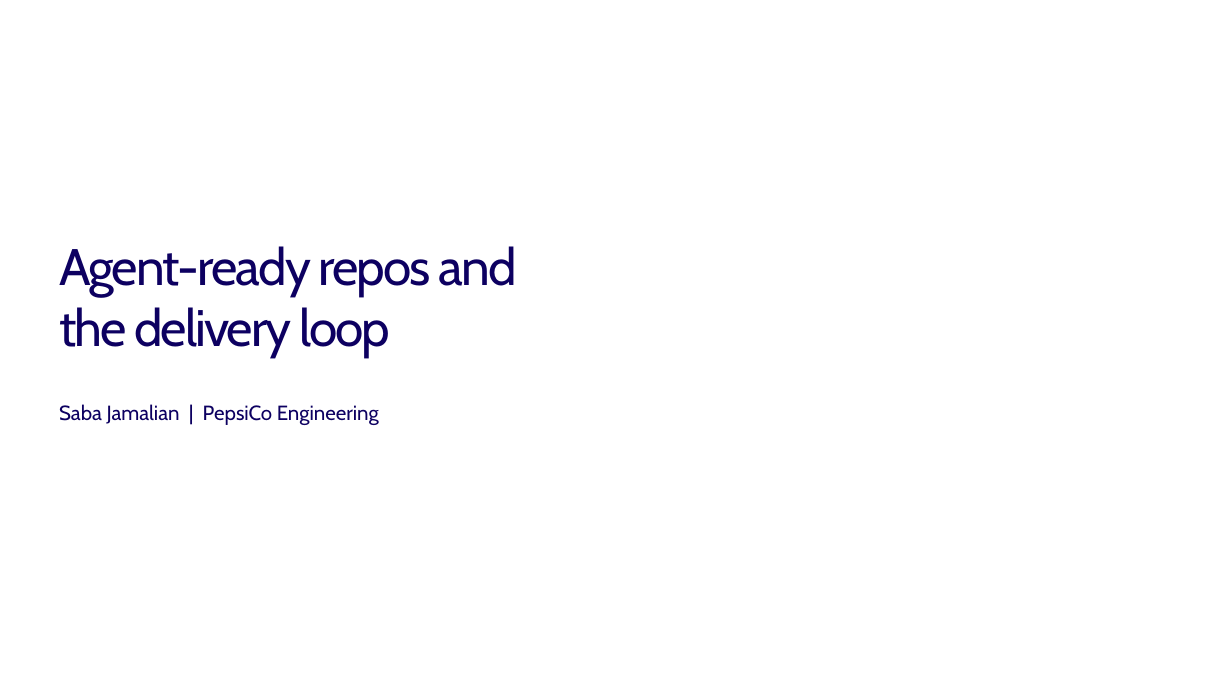
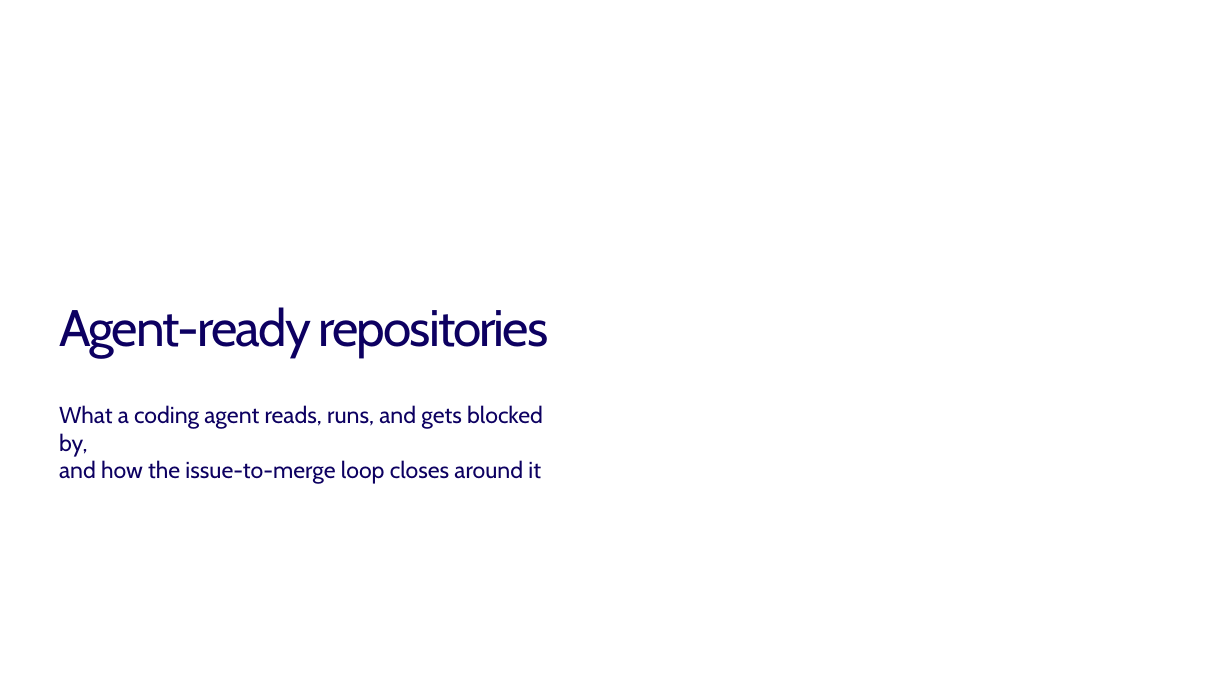
Before and after one commit to sabajamalian/agentic-sdlc-demo-01, a slide deck: slide 1 of decks/agent-ready-repos.pptx. Drawn at 1232x693 pixels with LibreOffice and Linux fonts; fonts in the diff are those of the drawing; background and template pictures are left out. Boxes give left, top, right and bottom in pixels: in the first picture for what was removed or moved away, otherwise in the second. Text is boxed around its words. In the diff, an @@ line names an element or a change of style, - is before the commit and + after.

```diff
--- a/decks/agent-ready-repos.pptx
+++ b/decks/agent-ready-repos.pptx
@@ title at bbox=[59, 307, 549, 357]: text changed @@
-Agent-ready repos and the delivery loop
+Agent-ready repositories
@@ text at bbox=[59, 405, 543, 484]: text changed; size 16 to 18 pt @@
-Saba Jamalian | PepsiCo Engineering
+What a coding agent reads, runs, and gets blocked by,
+and how the issue-to-merge loop closes around it
```
Also in this commit, not shown: 1 other slide changed, 34 slides added, 8 slides removed.
